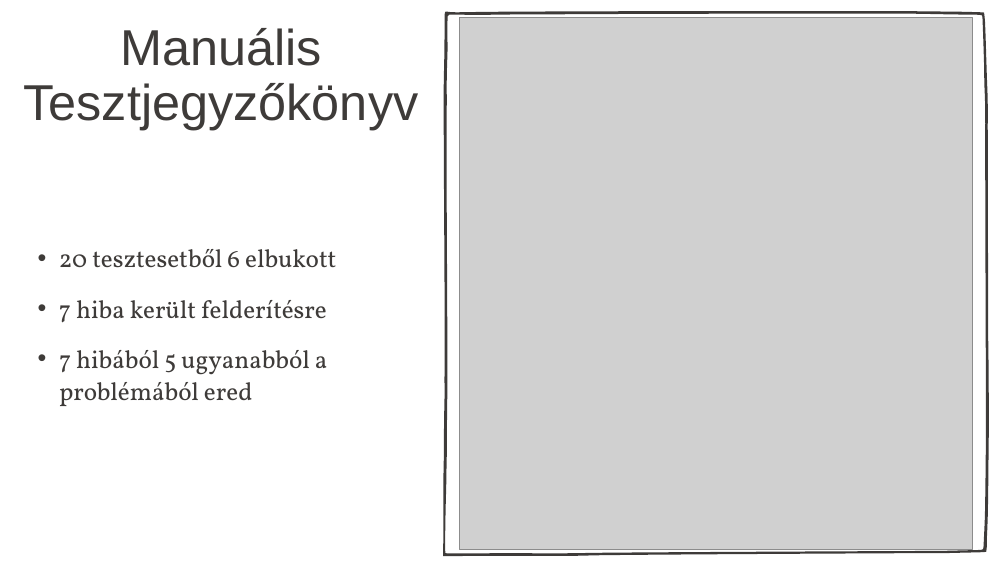
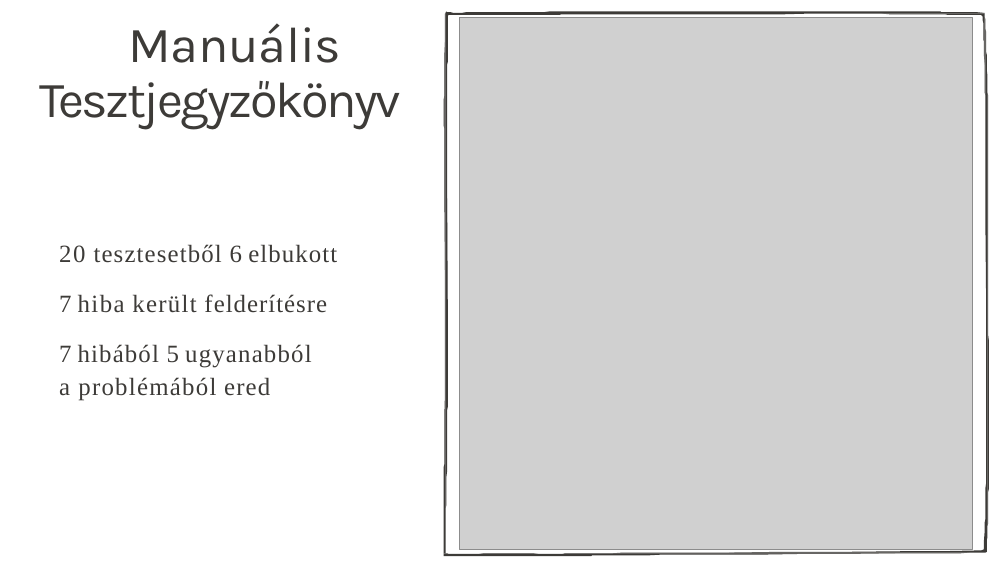
Before and after one commit to nemanihun/conduit, a slide deck: slide 4 of Vizsgaremek-vedes/Stampfer-Nemeth-Aniko-Conduit-Vizsgaremek-vedes-prezentacio.pptx. Drawn at 1008x567 pixels with LibreOffice and Linux fonts; fonts in the diff are those of the drawing; grey boxes stand for pictures; background and template pictures are left out. Boxes give left, top, right and bottom in pixels: in the first picture for what was removed or moved away, otherwise in the second. Text is boxed around its words. In the diff, an @@ line names an element or a change of style, - is before the commit and + after.

```diff
--- a/Vizsgaremek-vedes/Stampfer-Nemeth-Aniko-Conduit-Vizsgaremek-vedes-prezentacio.pptx
+++ b/Vizsgaremek-vedes/Stampfer-Nemeth-Aniko-Conduit-Vizsgaremek-vedes-prezentacio.pptx
@@ title at bbox=[40, 23, 401, 129]: text changed; font Arial to Karla; text colour #3E3B39 to #3D3B38 @@
-Manuális
-Tesztjegyzőkönyv
+Manuális Tesztjegyzőkönyv
@@ freeform shape at bbox=[444, 12, 989, 556]: fill #3E3B39 to #3D3B38; rotation 90 to 0 degrees; outline redrawn @@
@@ text "20 tesztesetből 6 elbukott": place and size @@
-text "20 tesztesetből 6 elbukott" at bbox=[59, 350, 328, 406]
+text "20 tesztesetből 6 elbukott" at bbox=[59, 244, 337, 401]
@@ text at bbox=[59, 244, 337, 313]: paragraphs added @@
+20 tesztesetből 6 elbukott
+7 hiba került felderítésre
@@ text removed at bbox=[59, 249, 336, 267] @@
-  • 20 tesztesetből 6 elbukott
@@ text removed at bbox=[59, 300, 327, 323] @@
-  • 7 hiba került felderítésre
@@ text at bbox=[59, 344, 312, 401]: size 35.9 to 35.5 pt, font Vollkorn to Times New Roman, text colour #3E3B39 to #3D3B38 in "7 hibából 5 ugyanabból a problémából ered"; letter spacing 0 to -0.6 pt in "7 5"; letter spacing 0 to 1.6 pt in "hibából ered"; letter spacing 0 to 1.7 pt in "ugyanabból"; letter spacing 0 to 1.5 pt in "a"; letter spacing 0 to 1.8 pt in "problémából"; bullet • to none; list level 2 to 1 in "7 hibából 5 ugyanabból a ..."; line spacing 46.6pt to 1.09 @@
```
Also in this commit, not shown: 6 other slides changed, 1 slide added, 1 slide removed.
